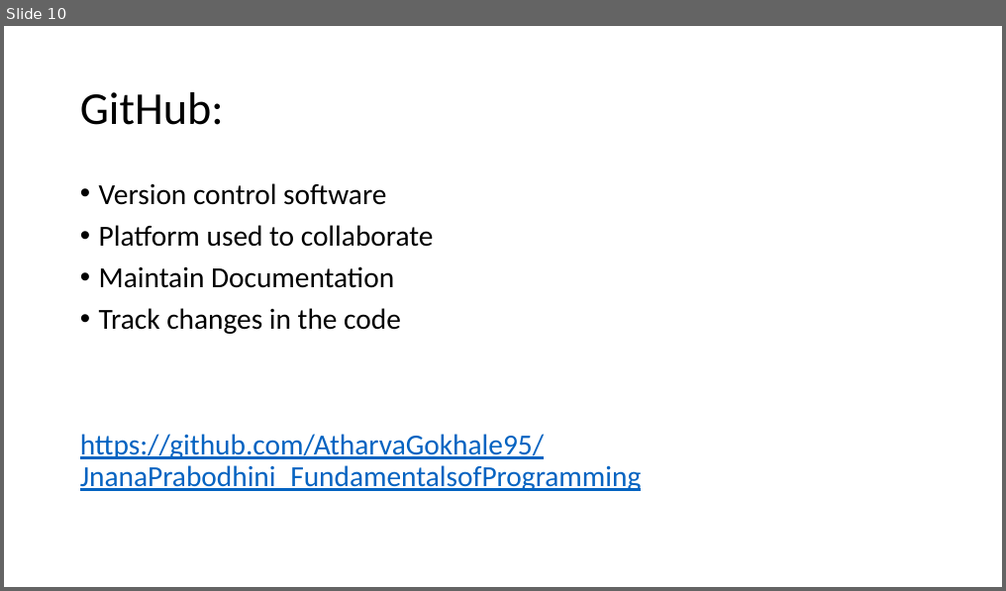
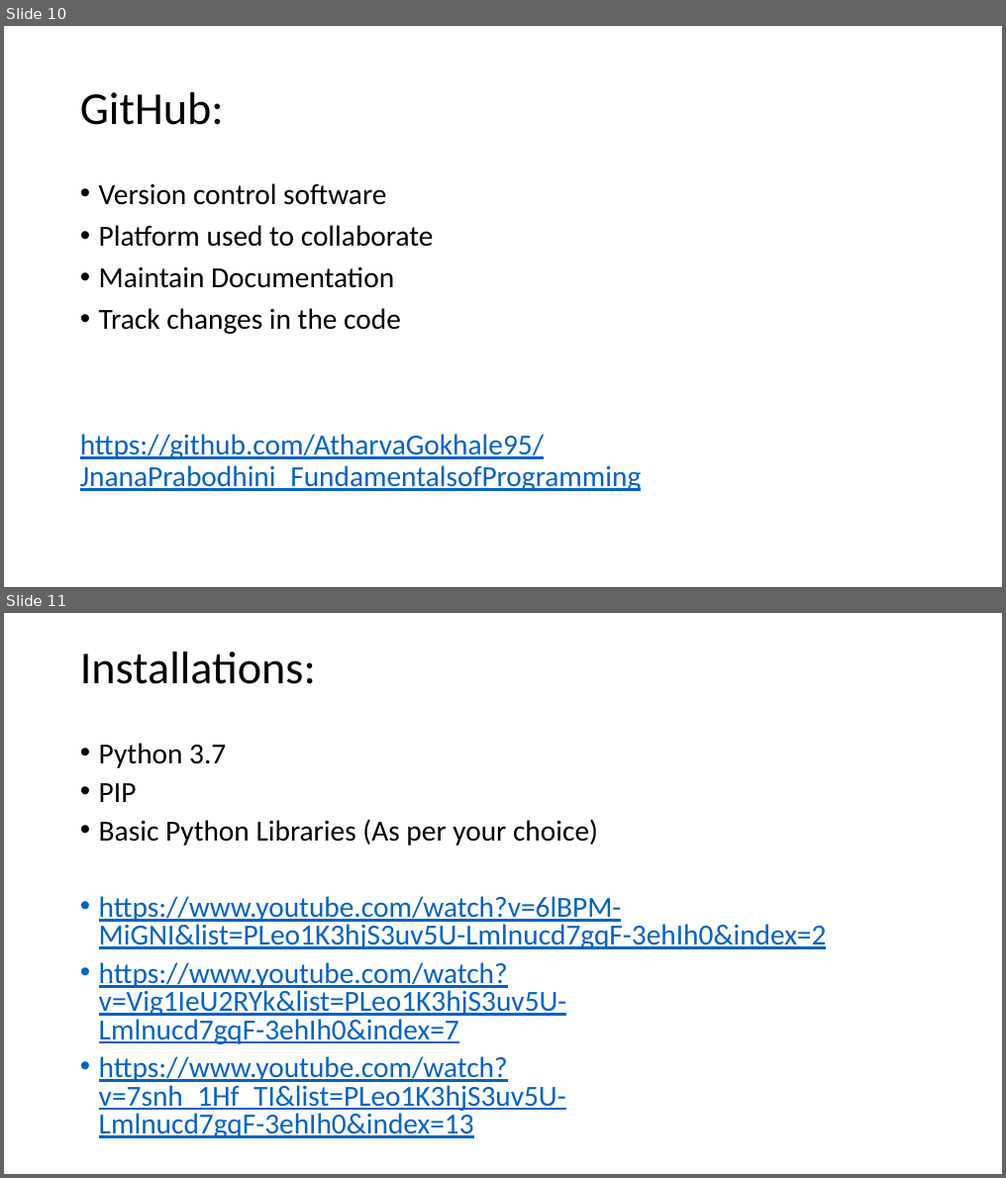
Before and after one commit to AtharvaGokhale95/JnanaPrabodhini_FundamentalsofProgramming, a slide deck: Presentations/PPT3_Python_Basics.pptx. Shown one above the other, each under a label of ours: slide 10 before the commit, slides 10 and 11 after it. The pictures are 1006x591 and 1006x1178 pixels, drawn with LibreOffice and Linux fonts; fonts in the diff are those of the drawing. Boxes give left, top, right and bottom in pixels: in the first picture for what was removed or moved away, otherwise in the second. Text is boxed around its words. In the diff, an @@ line names an element or a change of style, - is before the commit and + after.

```diff
--- a/Presentations/PPT3_Python_Basics.pptx
+++ b/Presentations/PPT3_Python_Basics.pptx
@@ slide 11 added at (4,613,1002,1174), background #FFFFFF @@
@@ title added at (80,652,316,684), 44 pt, text #000000 @@
+Installations:
@@ text added at (99,743,827,1111), 28 pt, text #0563C1, underline @@
+• Python 3.7
+• PIP
+• Basic Python Libraries (As per your choice)
+• https://www.youtube.com/watch?v=6lBPM-MiGNI&list=PLeo1K3hjS3uv5U-Lmlnucd7gqF-3ehIh0&index=2
+• https://www.youtube.com/watch?v=Vig1IeU2RYk&list=PLeo1K3hjS3uv5U-Lmlnucd7gqF-3ehIh0&index=7
+• https://www.youtube.com/watch?v=7snh_1Hf_TI&list=PLeo1K3hjS3uv5U-Lmlnucd7gqF-3ehIh0&index=13
```
Also in this commit, not shown: 1 slide changed, 2 other files.
